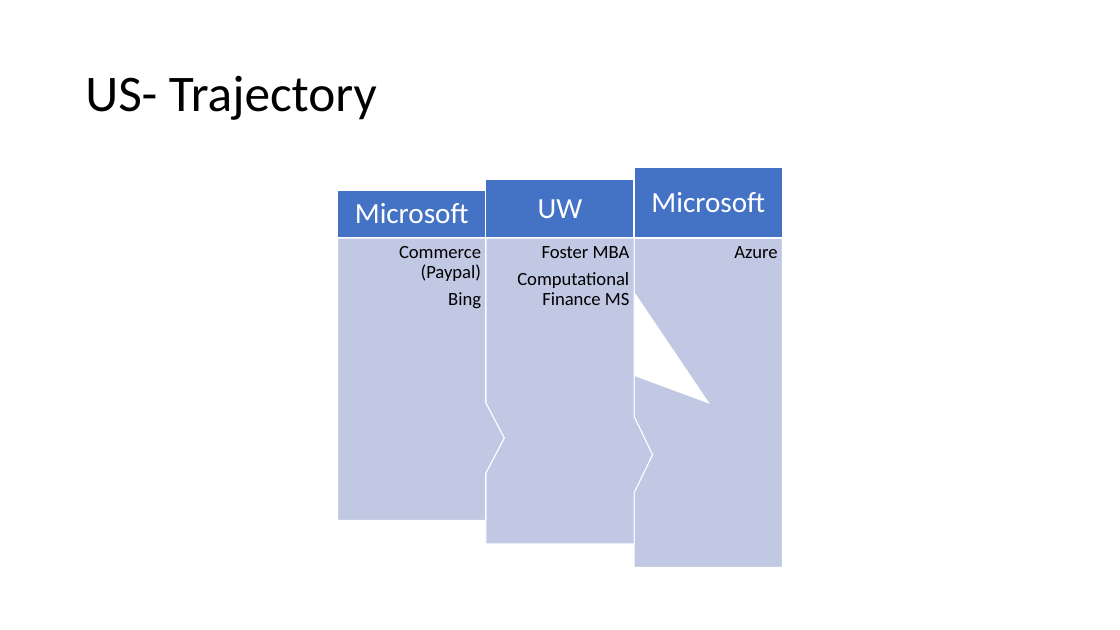
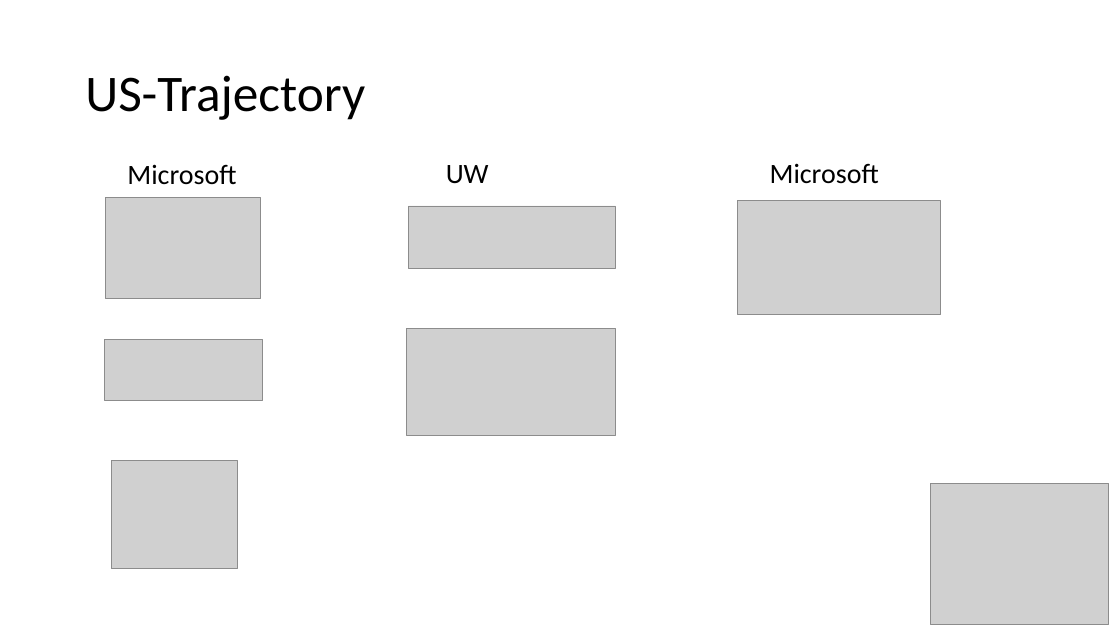
Before and after one commit to pankajksingh/play, a slide deck: slide 3 of src/fseq/iitk/IITK_Talk.pptx. Drawn at 1120x630 pixels with LibreOffice and Linux fonts; fonts in the diff are those of the drawing; grey boxes stand for pictures. Boxes give left, top, right and bottom in pixels: in the first picture for what was removed or moved away, otherwise in the second. Text is boxed around its words. In the diff, an @@ line names an element or a change of style, - is before the commit and + after.

```diff
--- a/src/fseq/iitk/IITK_Talk.pptx
+++ b/src/fseq/iitk/IITK_Talk.pptx
@@ title at (85, 75, 365, 120): spaces changed @@
-US- Trajectory
+US-Trajectory
@@ text "Microsoft" at (127, 164, 236, 185): size 25 to 24 pt, text colour #FFFFFF to #000000; alignment centre to left; list level 1 to 2 in "Microsoft"; vertical alignment middle to top @@
@@ text "Microsoft": place and size @@
-text "Microsoft" at (355, 203, 469, 223)
+text "Microsoft" at (127, 164, 236, 185)
@@ text "UW": place and size @@
-text "UW" at (538, 199, 583, 218)
+text "UW" at (446, 165, 489, 184)
@@ text "UW" at (446, 165, 489, 184): size 25 to 24 pt, text colour #FFFFFF to #000000; alignment centre to left; list level 1 to 2 in "UW"; vertical alignment middle to top @@
@@ text "Microsoft": place and size @@
-text "Microsoft" at (651, 192, 765, 212)
+text "Microsoft" at (770, 163, 879, 184)
@@ text "Microsoft" at (770, 163, 879, 184): size 25 to 24 pt, text colour #FFFFFF to #000000; alignment centre to left; list level 1 to 2 in "Microsoft"; vertical alignment middle to top @@
@@ picture added at (105, 197, 260, 299) @@
@@ group removed at (338, 168, 783, 567): 3 speech boxes, 3 texts, 3 rectangles @@
-Azure
-Foster MBA
-Computational Finance MS
-Commerce (Paypal)
-Bing
@@ picture added at (408, 206, 615, 268) @@
@@ picture added at (738, 201, 941, 314) @@
@@ picture added at (407, 329, 616, 435) @@
@@ picture added at (105, 339, 263, 401) @@
@@ picture added at (111, 460, 237, 569) @@
@@ picture added at (931, 483, 1109, 624) @@
```
Also in this commit, not shown: 1 other slide changed.
